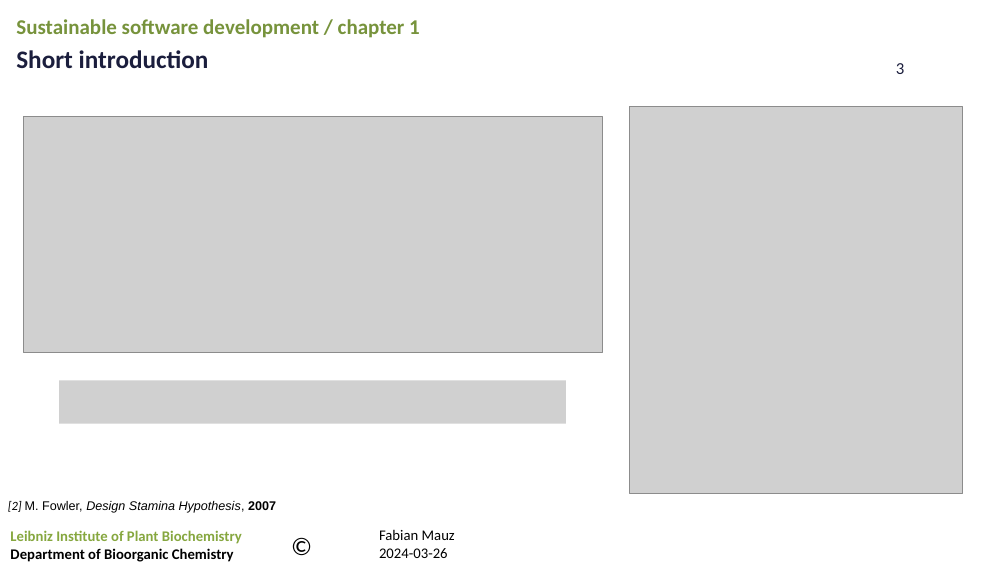
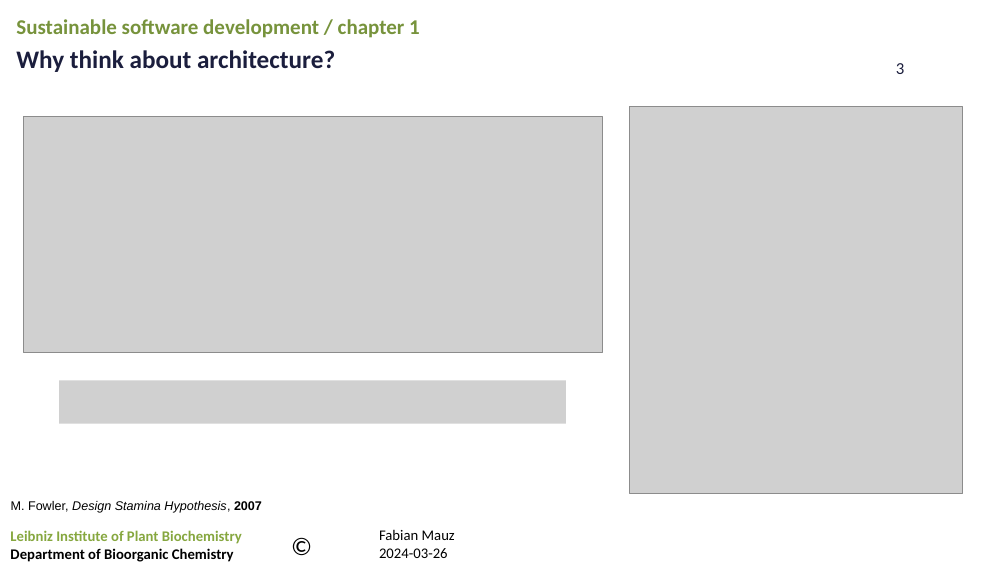
Before and after one commit to FabianMauz/talks_and_lessons, a slide deck: slide 3 of 20241021_api_and_architecture/20241021_api_and_softwarearchitecture.pptx. Drawn at 1008x567 pixels with LibreOffice and Linux fonts; fonts in the diff are those of the drawing; grey boxes stand for pictures; background and template pictures are left out. Boxes give left, top, right and bottom in pixels: in the first picture for what was removed or moved away, otherwise in the second. Text is boxed around its words. In the diff, an @@ line names an element or a change of style, - is before the commit and + after.

```diff
--- a/20241021_api_and_architecture/20241021_api_and_softwarearchitecture.pptx
+++ b/20241021_api_and_architecture/20241021_api_and_softwarearchitecture.pptx
@@ text at [16,50,335,72]: text changed @@
-Short introduction
+Why think about architecture?
@@ text at [11,501,262,513]: text changed @@
-[2] M. Fowler, Design Stamina Hypothesis, 2007
+M. Fowler, Design Stamina Hypothesis, 2007
```
Also in this commit, not shown: 7 other slides changed, 9 slides added, 3 slides removed.
